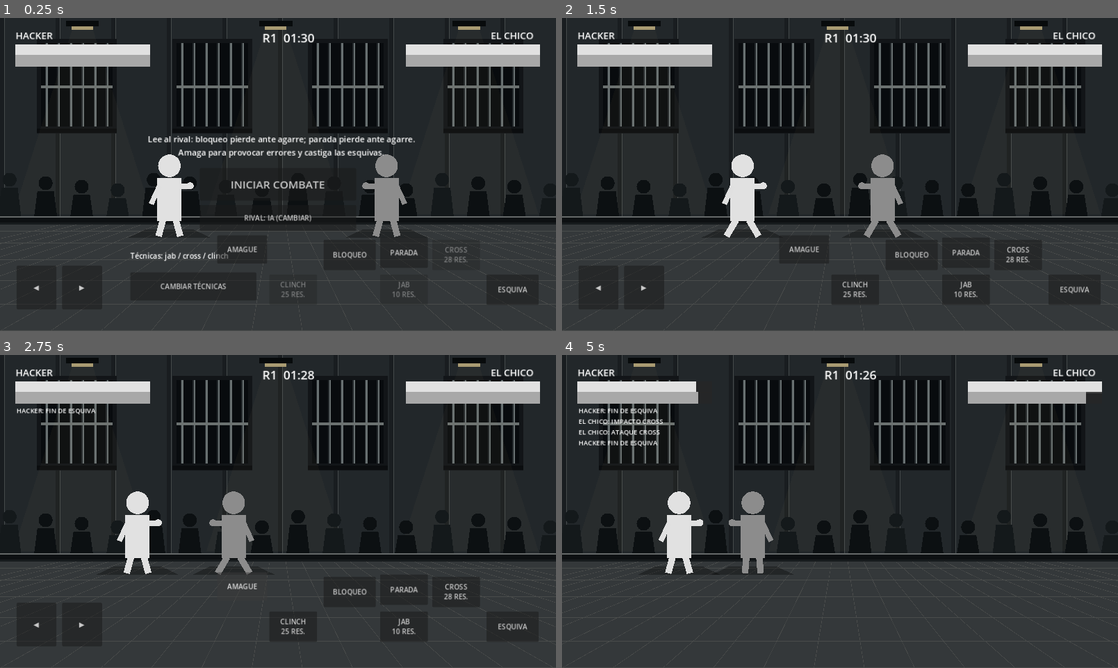
Above: before the commit, frames 1-4 (two rows, left to right).
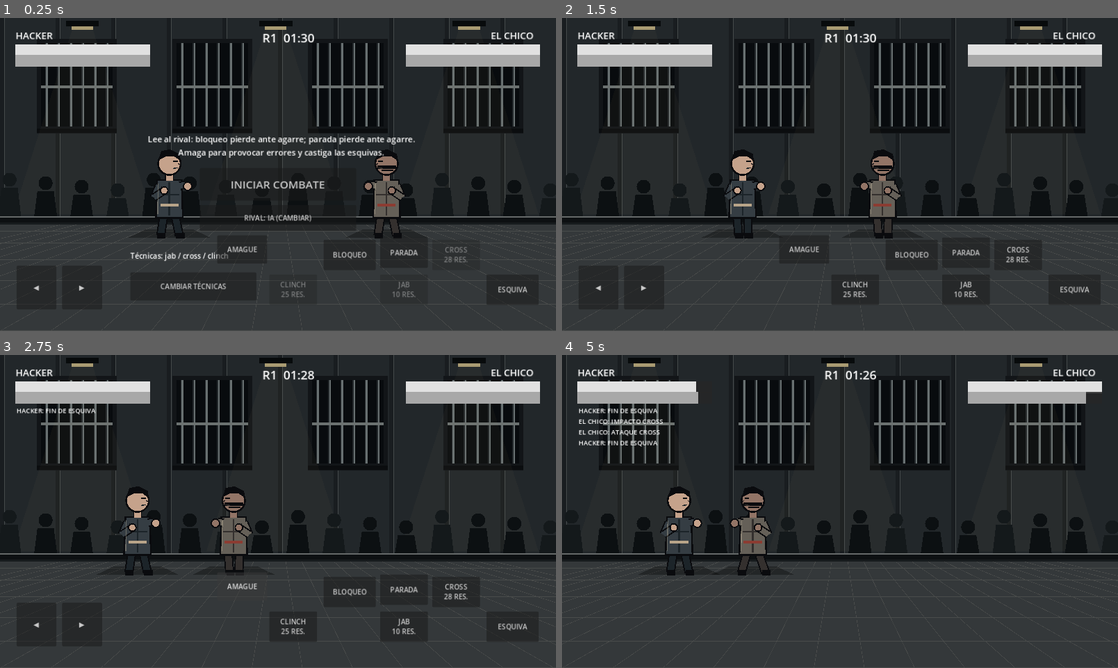
Above: after the commit, the same moments.

Repository: josevillablanca30/Condena-Game-
Game: Godot game, scene res://src/combat/combat_scene.tscn
Two runs of this game, one before a commit and one after it. Both use one fixed random seed, a clock stepped at 60 frames per second and the inputs below.
Inputs (mouse positions are in pixels of both pictures, inside the frame that each line leads up to):
- Up to frame 1 (0.25 s): no input
- Up to frame 2 (1.5 s): click "INICIAR COMBATE" at 0.5 s; tap Enter at 1.25 s; move the mouse to (962, 158) at 1.27 s; hold D from 1.28 s (still down); tap Shift at 1.35 s; click (962, 158) at 1.42 s
- Up to frame 3 (2.75 s): tap Space at 1.52 s; release D at 2 s; drag from (166, 527) to (250, 574) at 2.02 s
- Up to frame 4 (5 s): move the mouse to (895, 442) at 2.77 s; hold D 2.78-3.5 s; tap V at 2.85 s; drag from (812, 574) to (673, 464) at 3.52 s; move the mouse to (1006, 558) at 4.27 s; hold A from 4.28 s (still down); tap 1 at 4.35 s; tap Space at 4.52 s

The runs differ from the first frame. In frame 1, 2.3% of the frame differs, in the area x 26-74%, y 42-71%; in frame 2, 2.5%; in frame 3, 2.4%; in frame 4, 2.5%, in the area x 17-38%, y 42-71%.

Commit message:
feat(art): replace placeholder stick figures with layered prison fighter illustrations

Diff:
--- a/src/combat/combat_scene.gd
+++ b/src/combat/combat_scene.gd
@@ -330,26 +330,75 @@
     if fighter.counter_window > 0.0:
         draw_arc(p + Vector2(0, -43), 67.0, -PI * 0.7, PI * 0.2, 22, Color(1.0, 0.9, 0.65), 3.0)
 
-    draw_circle(p + Vector2(0, -100), 26, tint)
-    draw_rect(Rect2(p.x - 28, p.y - 72, 56, 100), tint)
-    var walking := absf(fighter.velocity.x) > 15.0
-    var step_phase := sin(Time.get_ticks_msec() * 0.015) * 12.0 if walking else 0.0
-    draw_line(p + Vector2(-15, 25), p + Vector2(-25 + step_phase, 62), tint, 15)
+    # Personajes originales dibujados por capas: anatomia, ropa y expresiones.
+    var is_hacker := fighter == hacker
+    var skin := Color("#c5a28b") if is_hacker else Color("#927466")
+    var cloth := Color("#353d43") if is_hacker else Color("#656058")
+    var cloth_dark := Color("#1c2429") if is_hacker else Color("#34302e")
+    var ink := Color("#0a0b0e")
+    var accent := Color("#b8a489") if is_hacker else Color("#8c3c32")
+    var step_phase := sin(Time.get_ticks_msec() * 0.015) * 11.0 if absf(fighter.velocity.x) > 15.0 else 0.0
+    var crouch := 19.0 if fighter.knockdown_time > 0.0 else 0.0
+    var upper := p + Vector2(0, crouch)
+    # Piernas con volumen y botas, separadas para leer la caminata.
+    var rear_foot := upper + Vector2(-20.0 - step_phase, 61.0)
+    var front_foot := upper + Vector2(23.0 + step_phase, 61.0)
     if kick_pose:
-        draw_line(p + Vector2(15, 25), p + Vector2(forward * (35.0 + reach_pose), 25.0), tint, 15)
+        front_foot = upper + Vector2(forward * (52.0 + reach_pose), 5.0)
     elif takedown_pose:
-        draw_line(p + Vector2(15, 25), p + Vector2(forward * (25.0 + reach_pose), 53.0), tint, 15)
-    else:
-        draw_line(p + Vector2(15, 25), p + Vector2(25 - step_phase, 62), tint, 15)
-    if fighter.blocking:
-        draw_line(p + Vector2(-22, -55), p + Vector2(-13, -110), tint, 12)
-        draw_line(p + Vector2(22, -55), p + Vector2(13, -110), tint, 12)
-    else:
-        var shoulder := p + Vector2(forward * 23.0, -52)
-        var fist := p + Vector2(forward * (48.0 + reach_pose), -54)
-        draw_line(shoulder, fist, tint, 13)
-        draw_circle(fist, 8.0, tint)
-        draw_line(p + Vector2(-forward * 23.0, -53), p + Vector2(-forward * 42.0, -12), tint, 12)
+        front_foot = upper + Vector2(forward * 49.0, 54.0)
+    draw_line(upper + Vector2(-13, 14), rear_foot, ink, 21.0)
+    draw_line(upper + Vector2(13, 14), front_foot, ink, 21.0)
+    draw_line(upper + Vector2(-13, 14), rear_foot, cloth_dark, 15.0)
+    draw_line(upper + Vector2(13, 14), front_foot, cloth_dark, 15.0)
+    draw_line(rear_foot + Vector2(-8, 0), rear_foot + Vector2(11, 0), ink, 12.0)
+    draw_line(front_foot + Vector2(-8, 0), front_foot + Vector2(12, 0), ink, 12.0)
+    # Chaqueta de presidiario y torso sombreado.
+    draw_colored_polygon(PackedVector2Array([
+        upper + Vector2(-30, -69), upper + Vector2(30, -69),
+        upper + Vector2(33, 22), upper + Vector2(-33, 22)
+    ]), ink)
+    draw_colored_polygon(PackedVector2Array([
+        upper + Vector2(-26, -65), upper + Vector2(26, -65),
+        upper + Vector2(29, 17), upper + Vector2(-29, 17)
+    ]), cloth)
+    draw_line(upper + Vector2(0, -62), upper + Vector2(0, 15), cloth_dark, 4.0)
+    draw_line(upper + Vector2(-24, -34), upper + Vector2(23, -34), cloth_dark, 3.0)
+    draw_rect(Rect2(upper.x - 21, upper.y - 12, 42, 5), accent)
+    # Cuello, oreja, craneo y cabello en silueta.
+    draw_rect(Rect2(upper.x - 10, upper.y - 83, 20, 17), ink)
+    draw_rect(Rect2(upper.x - 8, upper.y - 83, 16, 17), skin)
+    draw_circle(upper + Vector2(0, -105), 28.0, ink)
+    draw_circle(upper + Vector2(0, -105), 24.0, skin)
+    draw_colored_polygon(PackedVector2Array([
+        upper + Vector2(-25, -113), upper + Vector2(-19, -134),
+        upper + Vector2(2, -138), upper + Vector2(24, -127),
+        upper + Vector2(26, -111), upper + Vector2(12, -121),
+        upper + Vector2(-7, -122)
+    ]), ink)
+    if not is_hacker:
+        draw_rect(Rect2(upper.x - 21, upper.y - 100, 43, 8), ink)
+        draw_line(upper + Vector2(-11, -89), upper + Vector2(15, -89), ink, 3.0)
+    # Nariz y ceja orientadas al adversario.
+    draw_line(upper + Vector2(forward * 9, -111), upper + Vector2(forward * 19, -111), ink, 3.0)
+    draw_line(upper + Vector2(forward * 20, -105), upper + Vector2(forward * 27, -101), ink, 2.0)
+    draw_line(upper + Vector2(forward * 8, -94), upper + Vector2(forward * 19, -95), cloth_dark, 2.0)
+    # Guardia y golpes: extremidades articuladas con contorno oscuro.
+    var shoulder_front := upper + Vector2(forward * 24.0, -54)
+    var elbow_front := upper + Vector2(forward * (37.0 + reach_pose * 0.48), -57)
+    var fist_front := upper + Vector2(forward * (42.0 + reach_pose), -78 if fighter.blocking else -53)
+    var shoulder_back := upper + Vector2(-forward * 24.0, -55)
+    var elbow_back := upper + Vector2(-forward * 36.0, -27)
+    var fist_back := upper + Vector2(-forward * 12.0, -91 if fighter.blocking else -43)
+    for segment in [[shoulder_back, elbow_back], [elbow_back, fist_back], [shoulder_front, elbow_front], [elbow_front, fist_front]]:
+        draw_line(segment[0], segment[1], ink, 19.0)
+        draw_line(segment[0], segment[1], cloth, 13.0)
+    draw_circle(fist_front, 11.0, ink)
+    draw_circle(fist_front, 8.0, skin)
+    draw_circle(fist_back, 10.0, ink)
+    draw_circle(fist_back, 7.0, skin)
+    # Tintas de luz de borde para separar al personaje del fondo.
+    draw_line(upper + Vector2(-26, -59), upper + Vector2(-27, 11), Color(0.82, 0.77, 0.66, 0.35), 2.0)
 
 func _build_ui() -> void:
     var layer := CanvasLayer.new()
